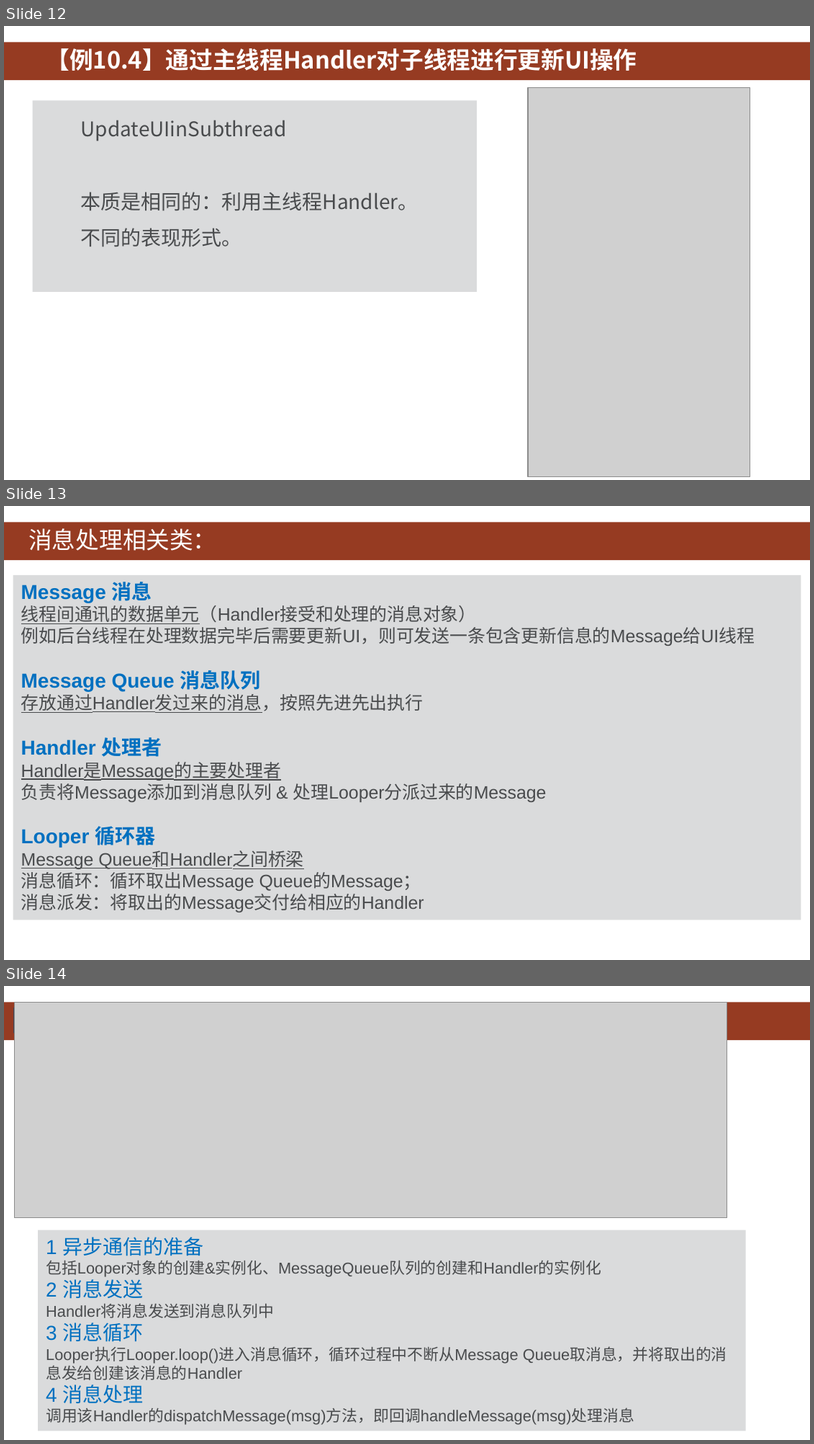
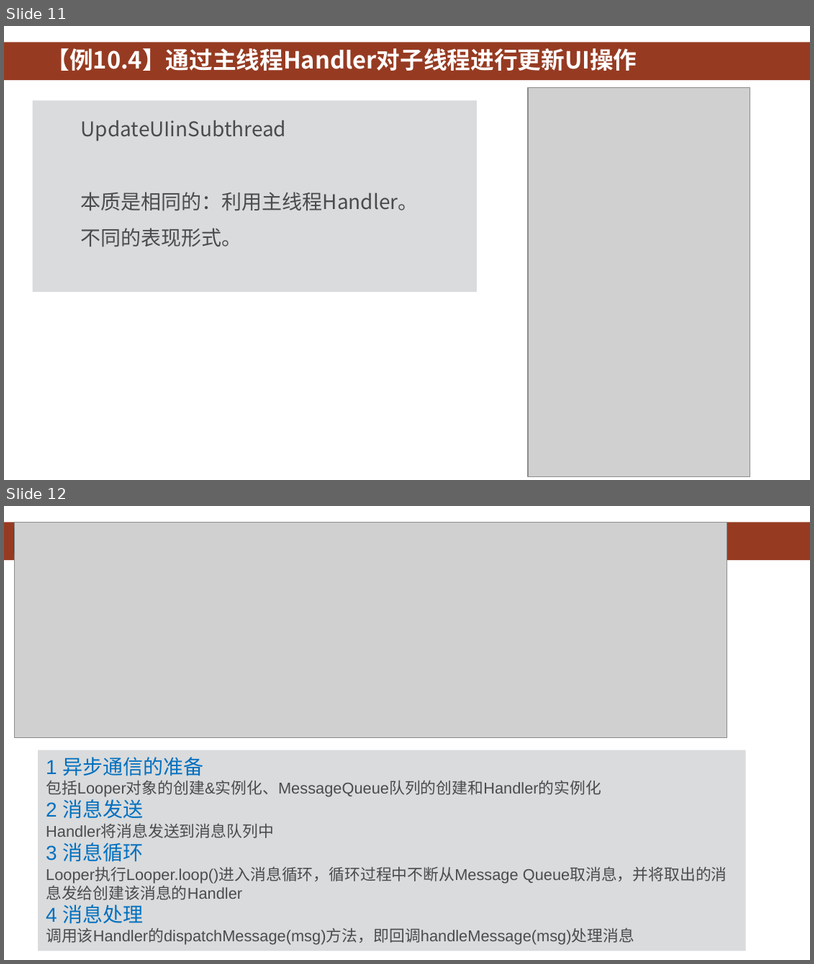
Before and after one commit to HBU/Android-PPT, a slide deck: 10.0 -- 线程 ------- 第10章.pptx. Shown one above the other, each under a label of ours: slides 12, 13 and 14 before the commit, slides 11 and 12 after it. The pictures are 814x1444 and 814x964 pixels, drawn with LibreOffice and Linux fonts; fonts in the diff are those of the drawing; grey boxes stand for pictures; background and template pictures are left out. Boxes give left, top, right and bottom in pixels: in the first picture for what was removed or moved away, otherwise in the second. Text is boxed around its words. In the diff, an @@ line names an element or a change of style, - is before the commit and + after.

```diff
--- a/10.0 -- 线程 ------- 第10章.pptx
+++ b/10.0 -- 线程 ------- 第10章.pptx
@@ slide 13 removed at bbox=[4, 506, 810, 960], background #FFFFFF; not listed: 1 template element that a slide beside it also shows @@
@@ title removed at bbox=[28, 528, 216, 551] @@
-消息处理相关类：
@@ rectangle removed at bbox=[13, 575, 801, 920] @@
-Message 消息
-线程间通讯的数据单元（Handler接受和处理的消息对象）
-例如后台线程在处理数据完毕后需要更新UI，则可发送一条包含更新信息的Message给UI线程
-Message Queue 消息队列
-存放通过Handler发过来的消息，按照先进先出执行
-Handler 处理者
-Handler是Message的主要处理者
-负责将Message添加到消息队列 & 处理Looper分派过来的Message
-Looper 循环器
-Message Queue和Handler之间桥梁
-消息循环：循环取出Message Queue的Message；
-消息派发：将取出的Message交付给相应的Handler
@@ what was slide 12 is now slide 11 @@
@@ what was slide 14 is now slide 12 @@
```
Also in this commit, not shown: 15 slides changed, 2 other slides removed.
